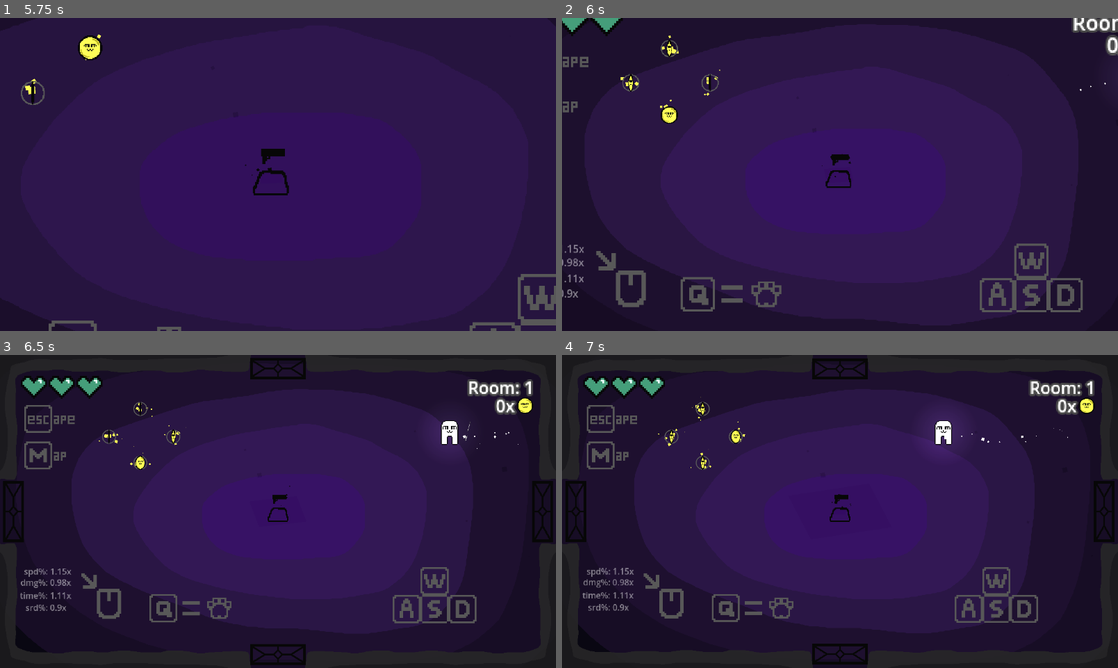
Above: before the commit, frames 1-4 (two rows, left to right).
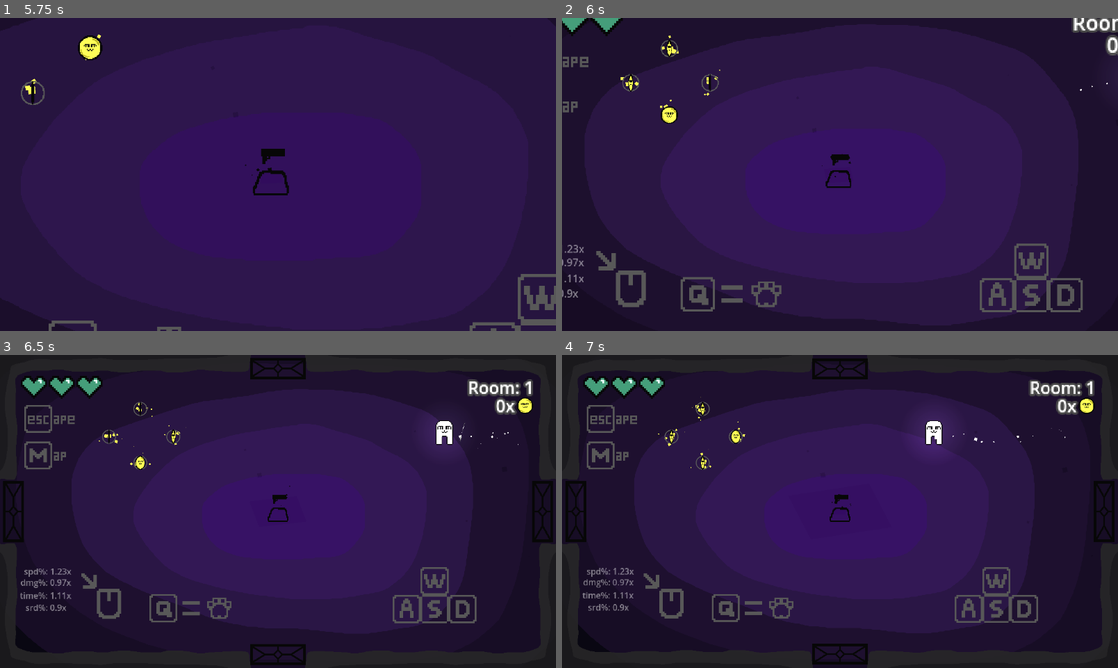
Above: after the commit, the same moments.

Repository: Jurgwem/roguelike
Game: Godot game, scene res://SCENES/game.tscn
The game is run twice, just before and just after one commit, with the same random seed, the same clock (stepped at 60 frames per second) and the same inputs. This scene is started directly instead of the project's main scene.
Inputs (mouse positions are in pixels of both pictures, inside the frame that each line leads up to):
- Up to frame 1 (5.75 s): move the mouse to (400, 158) at 0.52 s; press the mouse at (400, 158) at 0.53 s; hold D (right) 0.53-2.03 s; tap Up (debugRoomUp) at 0.77, 1.52, 3.02, 3.77, 4.52 s; move the mouse to (166, 190) at 1.27 s; release the mouse at (166, 190) at 1.28 s; tap Q (unequip) at 1.35, 2.85, 4.35 s; tap Enter at 2 s; move the mouse to (333, 105) at 2.02 s; press the mouse at (333, 105) at 2.03 s; hold A (left) 2.03-2.78 s; move the mouse to (250, 237) at 2.77 s; release the mouse at (250, 237) at 2.78 s; hold D (right) 2.78-4.28 s; move the mouse to (444, 221) at 3.52 s; press the mouse at (444, 221) at 3.53 s; move the mouse to (111, 127) at 4.27 s; release the mouse at (111, 127) at 4.28 s; hold A (left) 4.28-5.03 s; tap Space at 5 s; move the mouse to (305, 174) at 5.02 s; press the mouse at (305, 174) at 5.03 s; hold D (right) from 5.03 s (still down)
- Up to frame 2 (6 s): move the mouse to (756, 96) at 5.77 s; release D (right) at 5.78 s; release the mouse at (756, 96) at 5.78 s; hold A (left) from 5.78 s (still down); tap Q (unequip) at 5.85 s
- Up to frame 3 (6.5 s): keep holding A (left); tap Up (debugRoomUp) at 6.02 s
- Up to frame 4 (7 s): keep holding A (left); move the mouse to (962, 495) at 6.52 s; press the mouse at (962, 495) at 6.53 s; tap Up (debugRoomUp) at 6.77 s

Frame 1 is identical in both runs. In frame 2, less than 0.1% of the frame differs, in the area x 1-99%, y 20-80%; in frame 3, 0.3%; in frame 4, 0.4%, in the area x 10-91%, y 20-74%.

Commit message:
tweaked export templates

Diff:
--- a/SCRIPTS/player.gd
+++ b/SCRIPTS/player.gd
@@ -36,8 +36,8 @@
 func _ready() -> void:
 	var chance : float = randf();
 	if chance > 0.75:
-		speedMod = 1 + ((randf() - 0.5) / 3);
-		damageMod = 1 + ((randf() - 0.5) / 3);
+		speedMod = 1 + ((randf() - 0.5) / 2);
+		damageMod = 1 + ((randf() - 0.5) / 2);
 		timeMod = 1 + ((randf() - 0.5) / 3);
 		spreadMod = 1 + ((randf() - 0.5) / 3);
 		modulate = Color(randf(), randf(), randf());
@@ -57,11 +57,13 @@
 		$"../spawnRoom/mapPart".emitting = true;
 		$mapPart.visible = true;
 		$mapPart.emitting = true;
+		$AnimatedSprite2D.visible = false;
 	else:
 		$"../spawnRoom/mapPart".visible = false;
 		$"../spawnRoom/mapPart".emitting = false;
 		$mapPart.visible = false;
 		$mapPart.emitting = false;
+		$AnimatedSprite2D.visible = true;
 
 
 	if modulate != Color(1, 1, 1) and canMove:
--- a/project.godot
+++ b/project.godot
@@ -10,7 +10,7 @@
 
 [application]
 
-config/name="roguelike"
+config/name="aw fuck, it has a gun"
 config/version="0.0.2 (Proto)"
 run/main_scene="res://SCENES/start.tscn"
 config/features=PackedStringArray("4.3", "Forward Plus")
Not shown, changed: export_presets.cfg
